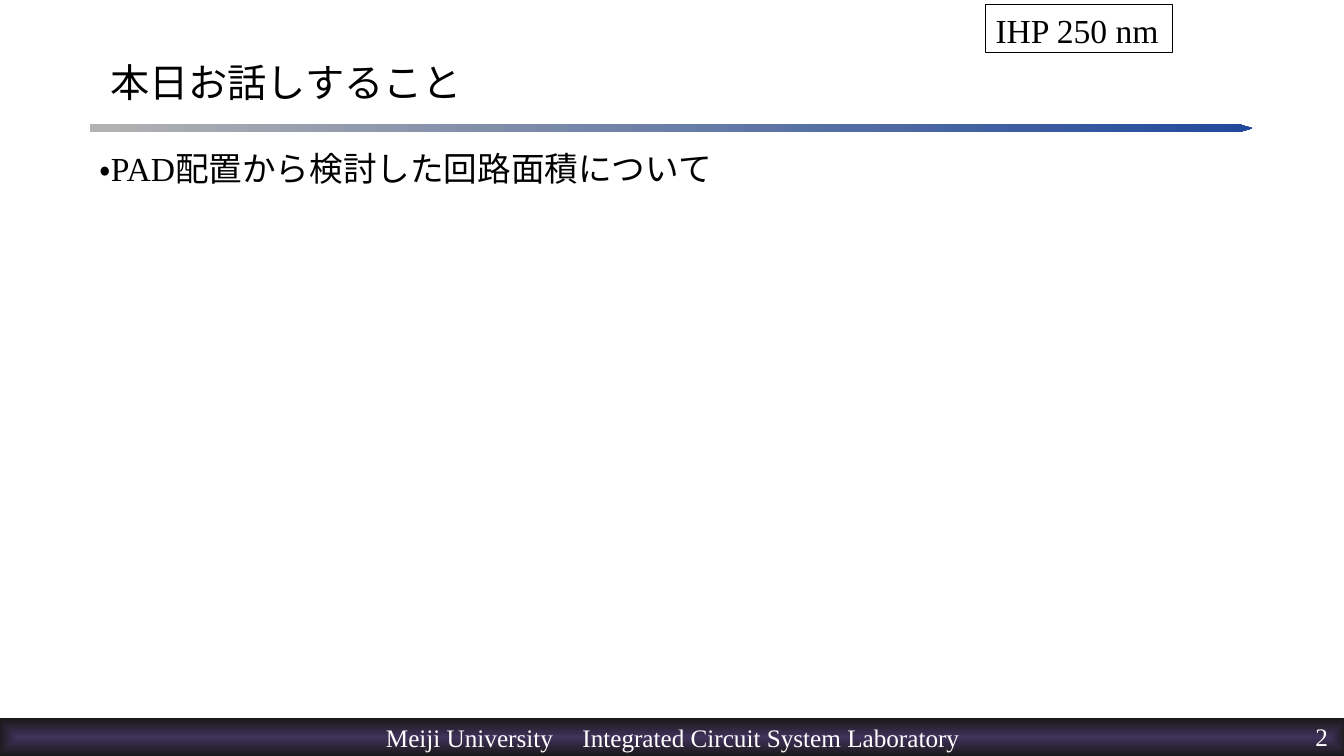
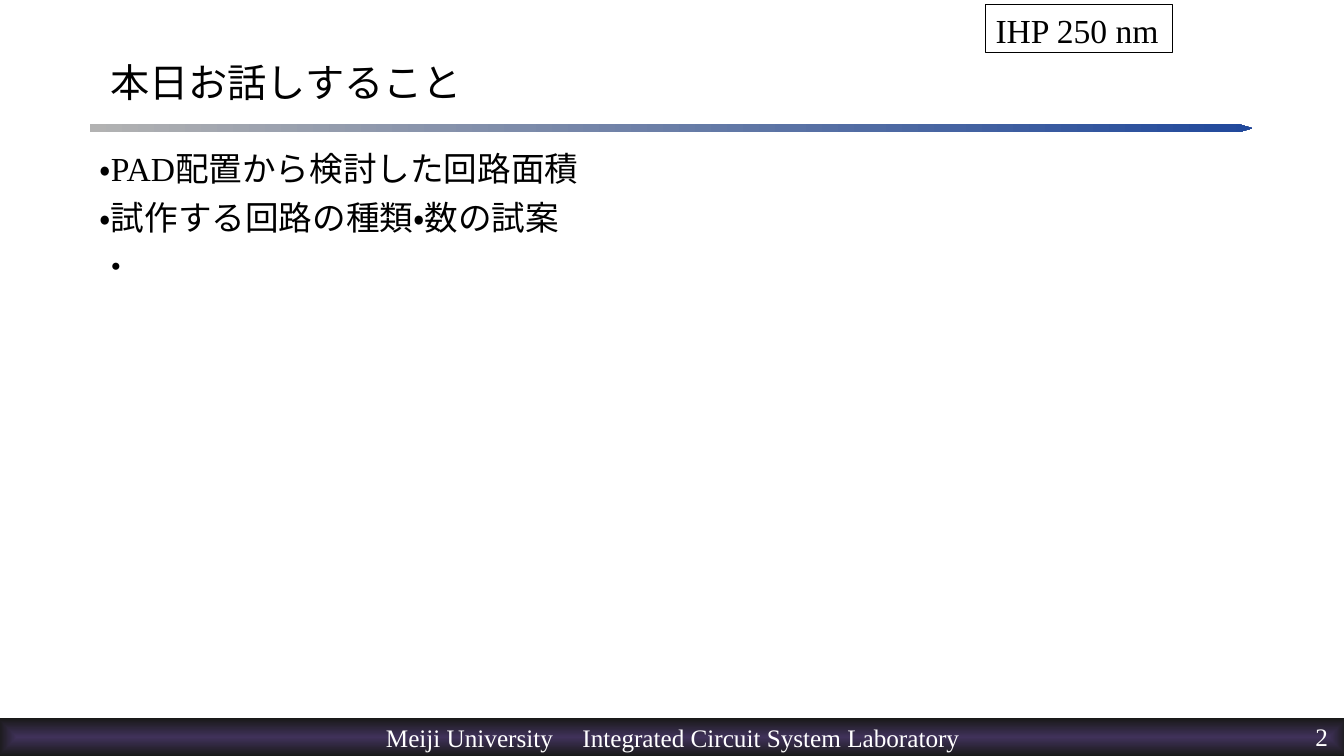
Before and after one commit to kjm-desktop10400/reserch, a slide deck: slide 2 of IHP_2024/20240731/NR_緒方_20240801小島修正.pptx. Drawn at 1344x756 pixels with LibreOffice and Linux fonts; fonts in the diff are those of the drawing; background and template pictures are left out. Boxes give left, top, right and bottom in pixels: in the first picture for what was removed or moved away, otherwise in the second. Text is boxed around its words. In the diff, an @@ line names an element or a change of style, - is before the commit and + after.

```diff
--- a/IHP_2024/20240731/NR_緒方_20240801小島修正.pptx
+++ b/IHP_2024/20240731/NR_緒方_20240801小島修正.pptx
@@ text at [100,152,579,270]: text changed @@
-・PAD配置から検討した回路面積について
+・PAD配置から検討した回路面積
+・試作する回路の種類・数の試案
+・
```
Also in this commit, not shown: 3 other slides changed.
